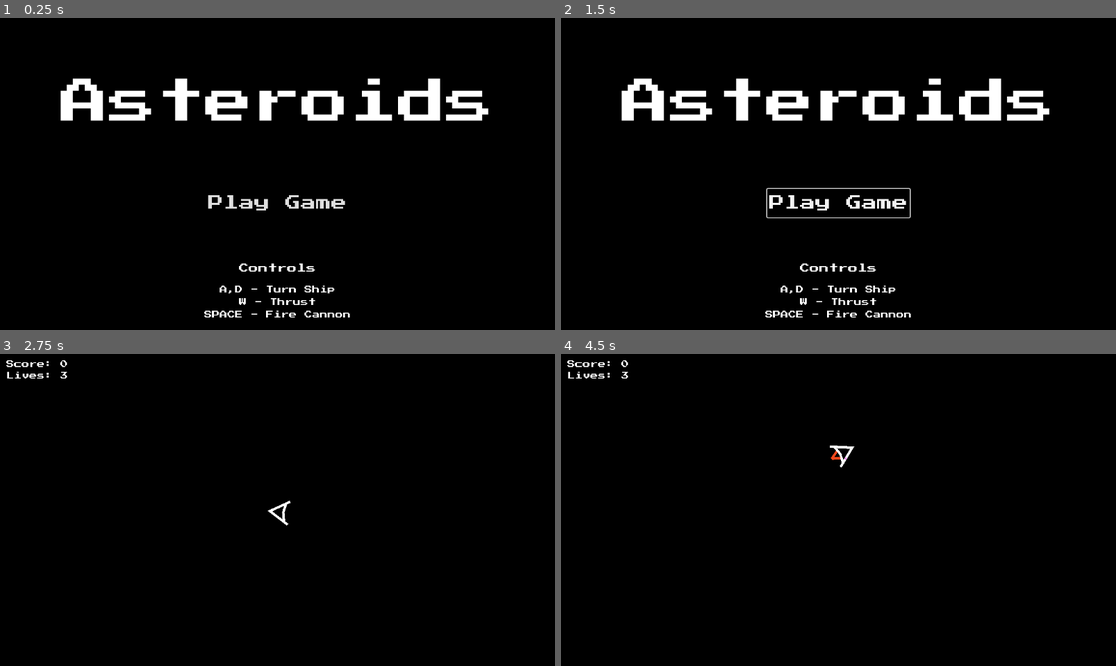
Above: before the commit, frames 1-4 (two rows, left to right).
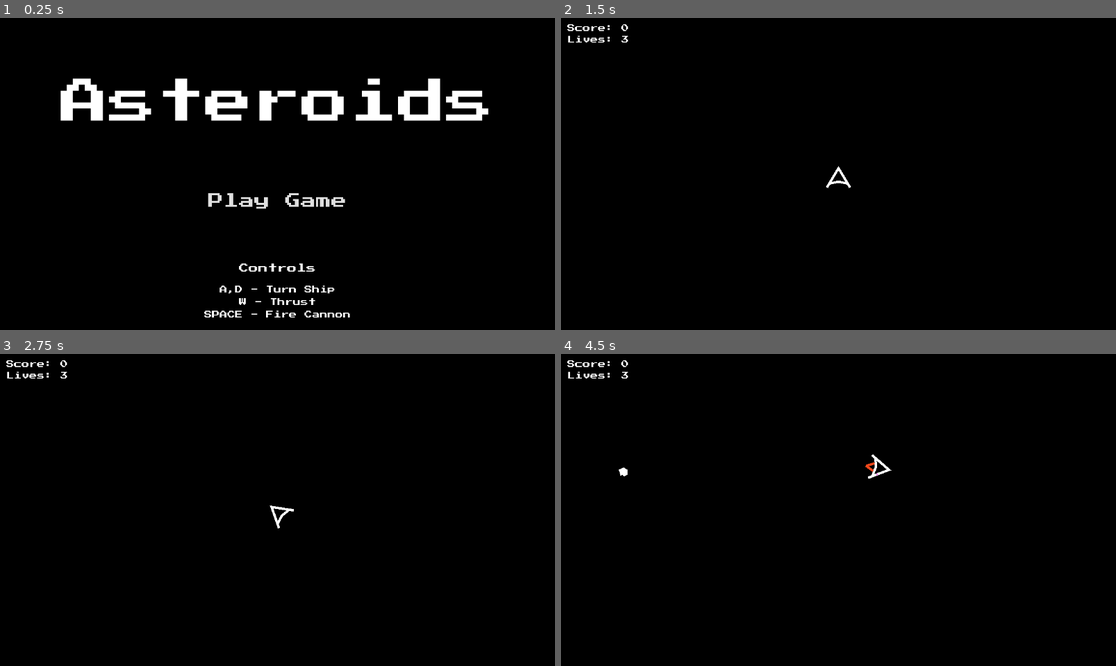
Above: after the commit, the same moments.

Repository: evanboerchers/asteroids
Game: Godot game, scene res://menu/menu.tscn
Two runs of this game, one before a commit and one after it. Both use one fixed random seed, a clock stepped at 60 frames per second and the inputs below.
Inputs (mouse positions are in pixels of both pictures, inside the frame that each line leads up to):
- Up to frame 1 (0.25 s): no input
- Up to frame 2 (1.5 s): click "Play Game" at 0.5 s; click (838, 202) at 1.25 s, where only the run before the commit has a clickable "Play Game"
- Up to frame 3 (2.75 s): tap Enter at 2 s; hold D (move_right) from 2.03 s (still down); tap Space (shoot) at 2.1 s
- Up to frame 4 (4.5 s): release D (move_right) at 2.78 s; hold A (move_left) 2.78-3.53 s; tap Space (shoot) at 2.85, 3.6, 4.35 s; hold D (move_right) 3.53-4.28 s; hold W (move_up) from 4.28 s (still down)

The runs differ from the first frame. In frame 1, 0.5% of the frame differs, in the area x 37-63%, y 56-62%; in frame 2, 6.1%, in the area x 1-89%, y 2-96%; in frame 3, 0.1%; in frame 4, 0.3%.

Commit message:
launch config + menu fix

Diff:
--- a/menu/menu.tscn
+++ b/menu/menu.tscn
@@ -1,10 +1,6 @@
-[gd_scene load_steps=4 format=3 uid="uid://b81nftencc2hl"]
+[gd_scene load_steps=2 format=3 uid="uid://b81nftencc2hl"]
 
 [ext_resource type="Script" uid="uid://d3hg2ql1820qx" path="res://menu/menu.gd" id="1_j0t7f"]
-[ext_resource type="FontFile" uid="uid://p6g0hikpdbpf" path="res://fonts/PressStart2P-Regular.ttf" id="2_g18jx"]
-
-[sub_resource type="Theme" id="Theme_6nwqt"]
-default_font = ExtResource("2_g18jx")
 
 [node name="Menu" type="Node2D"]
 script = ExtResource("1_j0t7f")
@@ -12,30 +8,30 @@
 [node name="CanvasLayer" type="CanvasLayer" parent="."]
 
 [node name="Panel" type="ColorRect" parent="CanvasLayer"]
+z_index = -1
 anchors_preset = 15
 anchor_right = 1.0
 anchor_bottom = 1.0
 grow_horizontal = 2
 grow_vertical = 2
+mouse_filter = 2
 color = Color(0, 0, 0, 1)
+metadata/_edit_use_anchors_ = true
 
-[node name="Button" type="Button" parent="CanvasLayer"]
+[node name="PlayGameButton" type="Button" parent="CanvasLayer"]
+z_index = 3
 anchors_preset = 8
 anchor_left = 0.5
 anchor_top = 0.5
 anchor_right = 0.5
 anchor_bottom = 0.5
 offset_left = -148.0
-offset_top = 31.0
+offset_top = 36.0
 offset_right = 148.0
-offset_bottom = 90.0
+offset_bottom = 76.0
 grow_horizontal = 2
 grow_vertical = 2
-size_flags_horizontal = 4
-size_flags_vertical = 4
-theme = SubResource("Theme_6nwqt")
 theme_override_font_sizes/font_size = 32
-button_mask = 0
 text = "Play Game
 "
 flat = true
@@ -93,4 +89,5 @@
 "
 horizontal_alignment = 1
 
-[connection signal="pressed" from="CanvasLayer/Button" to="." method="play_game"]
+[connection signal="pressed" from="CanvasLayer/PlayGameButton" to="." method="_on_button_2_pressed"]
+[connection signal="pressed" from="CanvasLayer/PlayGameButton" to="." method="play_game"]
